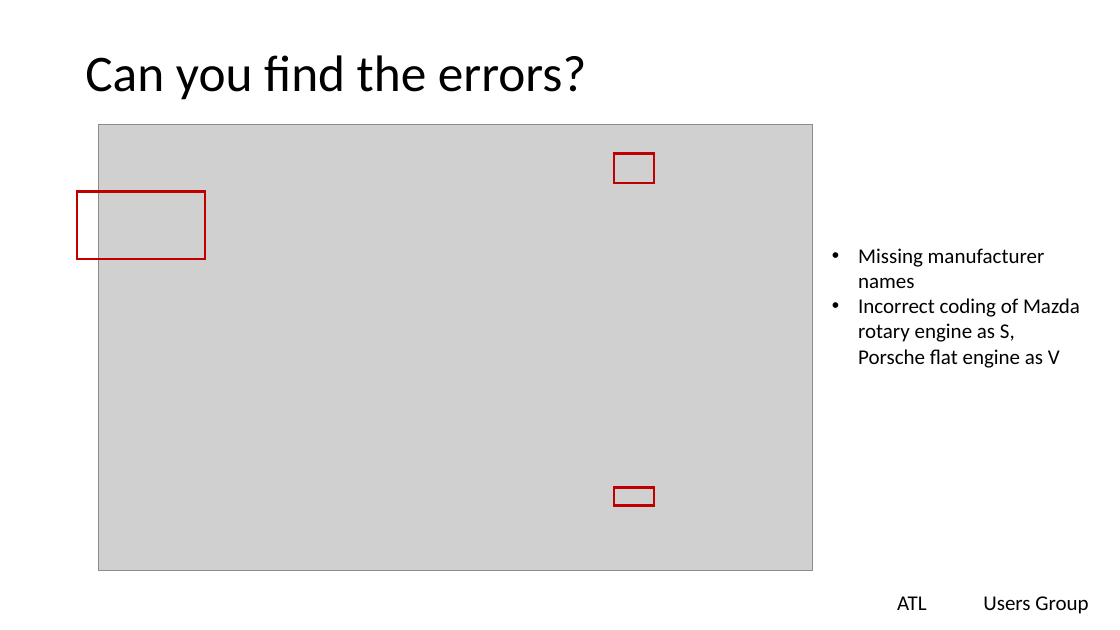
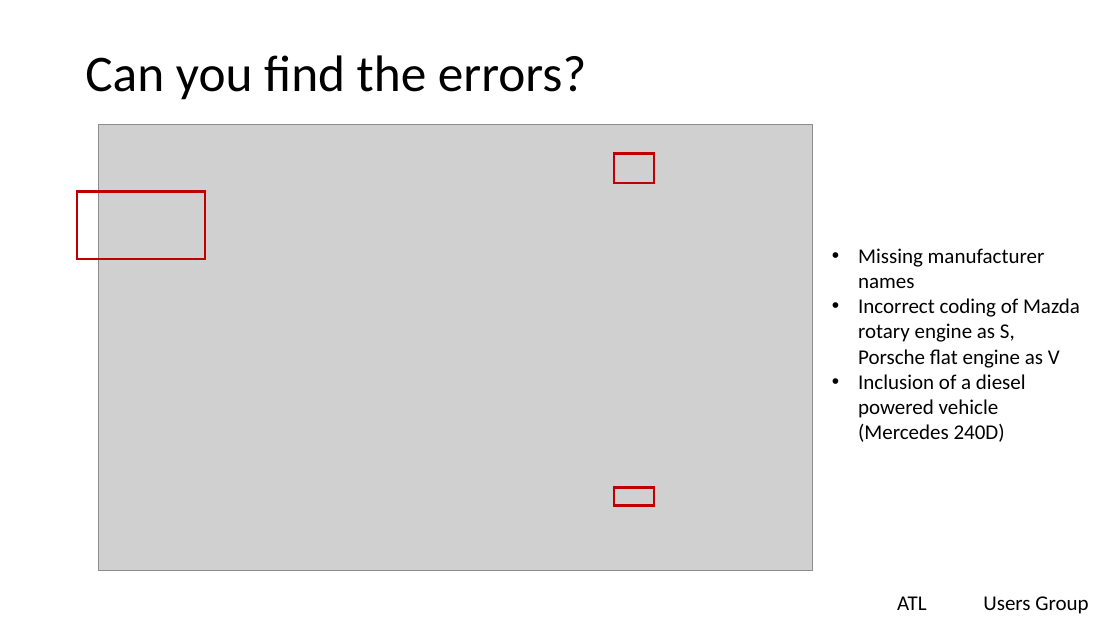
Before and after one commit to lgreski/testing-for-reproducible-research, a slide deck: slide 12 of presentations/testingForReproducibleResearch.pptx. Drawn at 1120x630 pixels with LibreOffice and Linux fonts; fonts in the diff are those of the drawing; grey boxes stand for pictures; background and template pictures are left out. Boxes give left, top, right and bottom in pixels: in the first picture for what was removed or moved away, otherwise in the second. Text is boxed around its words. In the diff, an @@ line names an element or a change of style, - is before the commit and + after.

```diff
--- a/presentations/testingForReproducibleResearch.pptx
+++ b/presentations/testingForReproducibleResearch.pptx
@@ text at (858, 374, 1026, 442): paragraph added @@
+• Inclusion of a diesel powered vehicle (Mercedes 240D)
```
Also in this commit, not shown: 4 other slides changed, 1 slide added, 1 other file.
